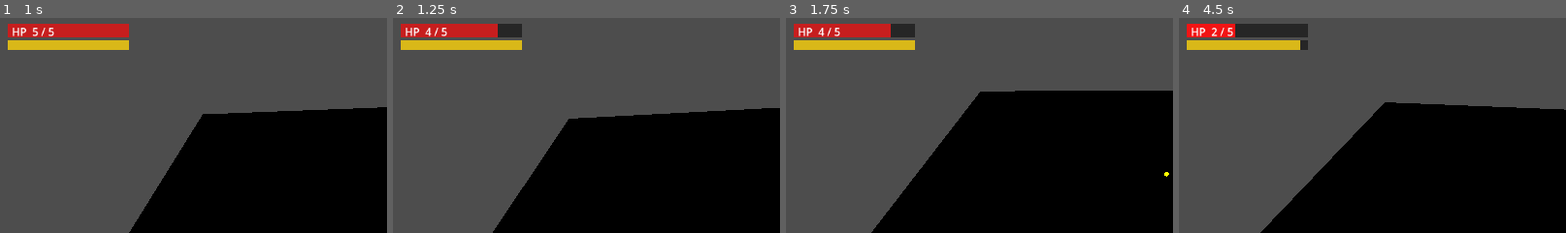
Above: before the commit, frames 1-4 (left to right).
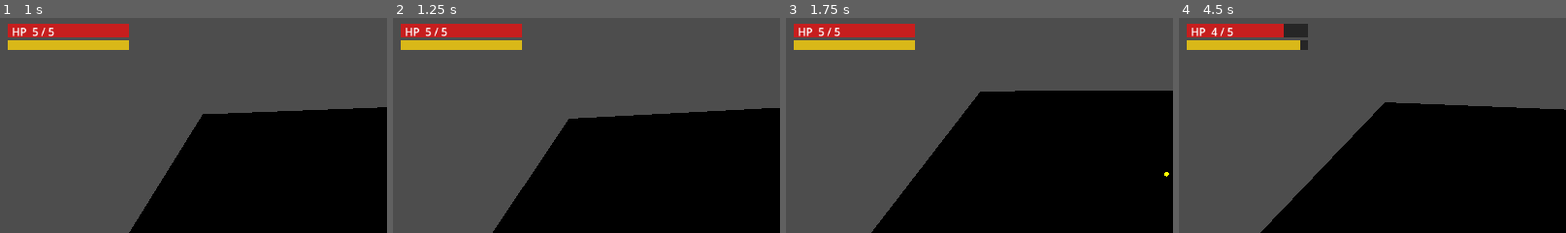
Above: after the commit, the same moments.

Repository: BenjiinxGrimm/knights-bane
Game: Godot game, scene res://scenes/main.tscn
Same seed, same stepped clock (60 frames per second), same inputs: the game is played once before the commit and once after it.
Inputs (mouse positions are % of the whole screen's width and height, from its top left):
- Up to frame 1 (1 s): move the mouse to (72, 44) at 0.52 s; press the mouse at (72, 44) at 0.53 s; hold D (move_right) from 0.53 s (still down)
- Up to frame 2 (1.25 s): keep holding D (move_right)
- Up to frame 3 (1.75 s): move the mouse to (30, 54) at 1.27 s; release D (move_right) at 1.28 s; release the mouse at (30, 54) at 1.28 s; hold S (move_down) from 1.28 s (still down); click (30, 54) at 1.35 s
- Up to frame 4 (4.5 s): move the mouse to (60, 27) at 2.02 s; release S (move_down) at 2.03 s; hold D (move_right) 2.03-2.78 s; hold Space (dodge) 2.03-2.78 s; click (60, 27) at 2.3 s; move the mouse to (45, 70) at 2.77 s; hold W (move_up) 2.78-3.53 s; tap Backspace (sprint) at 2.85 s; click (45, 70) at 3.05 s; move the mouse to (80, 65) at 3.52 s; press the mouse at (80, 65) at 3.53 s; hold A (move_left) from 3.53 s (still down); move the mouse to (20, 34) at 4.27 s; release the mouse at (20, 34) at 4.28 s; click (20, 34) at 4.35 s
The pictures show only the part of the screen within x 0-50%, y 0-50%; the shares and areas given below are measured in that part.

Frame 1 is identical in both runs. In frame 2, 0.4% of the frame differs, in the area x 8-34%, y 2-10%; in frame 3, 0.4%; in frame 4, 1.5%, in the area x 2-28%, y 2-10%.

Commit message:
Add melee enemy attack telegraph
Enemy freezes and fades red -> orange over 0.5s before striking, giving
the player a dodge window. Attack whiffs if player exits range during
windup. Replaced damage_interval timer with a proper IDLE/WINDUP/COOLDOWN
state machine.

Co-Authored-By: Claude Sonnet 4.6 <noreply@anthropic.com>

Diff:
--- a/scripts/enemy.gd
+++ b/scripts/enemy.gd
@@ -4,20 +4,28 @@
 @export var move_speed: float = 2.5
 @export var knockback_speed: float = 8.0
 @export var contact_damage: int = 1
-@export var damage_interval: float = 1.0
 
 const GRAVITY := -20.0
 const KNOCKBACK_DECAY := 12.0
 const FLASH_DURATION := 0.1
 const ATTACK_RANGE := 1.5
+const WINDUP_TIME := 0.5
+const ATTACK_COOLDOWN := 1.2
 const SEPARATION_RADIUS := 1.8
 const SEPARATION_STRENGTH := 1.5
+
+const COLOR_NORMAL := Color(0.8, 0.15, 0.15, 1)
+const COLOR_WINDUP := Color(1.0, 0.65, 0.0, 1)
+const COLOR_HIT    := Color(1, 1, 1, 1)
+
+enum AttackPhase { IDLE, WINDUP, COOLDOWN }
 
 var hp: int
 var _player: Node3D = null
 var _knockback := Vector3.ZERO
 var _flash_timer: float = 0.0
-var _damage_timer: float = 0.0
+var _attack_phase: AttackPhase = AttackPhase.IDLE
+var _attack_timer: float = 0.0
 var _approach_angle_offset: float = 0.0
 var _material: StandardMaterial3D
 
@@ -35,38 +43,75 @@
 		_player = get_tree().get_first_node_in_group("player")
 
 	_knockback = _knockback.lerp(Vector3.ZERO, KNOCKBACK_DECAY * delta)
-	_damage_timer -= delta
-
-	if _player != null:
-		var to_player := _player.global_position - global_position
-		to_player.y = 0.0
-		var dist := to_player.length()
-
-		if dist > ATTACK_RANGE:
-			var dir := (to_player / dist).rotated(Vector3.UP, _approach_angle_offset)
-			dir += _separation_from_others()
-			if dir.length_squared() > 0.001:
-				dir = dir.normalized()
-			velocity.x = dir.x * move_speed + _knockback.x
-			velocity.z = dir.z * move_speed + _knockback.z
-		else:
-			velocity.x = _knockback.x
-			velocity.z = _knockback.z
-			if _damage_timer <= 0.0:
-				_player.call("take_damage", contact_damage)
-				_damage_timer = damage_interval
-	else:
-		velocity.x = _knockback.x
-		velocity.z = _knockback.z
+	_tick_attack(delta)
+	_tick_movement(delta)
+	_tick_visuals(delta)
 
 	if not is_on_floor():
 		velocity.y += GRAVITY * delta
 	move_and_slide()
 
+func _tick_attack(delta: float) -> void:
+	if _player == null:
+		return
+	var dist := global_position.distance_to(_player.global_position)
+	match _attack_phase:
+		AttackPhase.IDLE:
+			if dist <= ATTACK_RANGE:
+				_attack_phase = AttackPhase.WINDUP
+				_attack_timer = WINDUP_TIME
+		AttackPhase.WINDUP:
+			_attack_timer -= delta
+			if _attack_timer <= 0.0:
+				if dist <= ATTACK_RANGE + 0.5:
+					_player.call("take_damage", contact_damage)
+				_attack_phase = AttackPhase.COOLDOWN
+				_attack_timer = ATTACK_COOLDOWN
+		AttackPhase.COOLDOWN:
+			_attack_timer -= delta
+			if _attack_timer <= 0.0:
+				_attack_phase = AttackPhase.IDLE
+
+func _tick_movement(delta: float) -> void:
+	if _player == null:
+		velocity.x = _knockback.x
+		velocity.z = _knockback.z
+		return
+
+	# Freeze in place during windup — the enemy commits to the swing
+	if _attack_phase == AttackPhase.WINDUP:
+		velocity.x = _knockback.x
+		velocity.z = _knockback.z
+		return
+
+	var to_player := _player.global_position - global_position
+	to_player.y = 0.0
+	var dist := to_player.length()
+
+	if dist > ATTACK_RANGE:
+		var dir := (to_player / dist).rotated(Vector3.UP, _approach_angle_offset)
+		dir += _separation_from_others()
+		if dir.length_squared() > 0.001:
+			dir = dir.normalized()
+		velocity.x = dir.x * move_speed + _knockback.x
+		velocity.z = dir.z * move_speed + _knockback.z
+	else:
+		velocity.x = _knockback.x
+		velocity.z = _knockback.z
+
+func _tick_visuals(delta: float) -> void:
+	# Hit flash takes priority over everything
 	if _flash_timer > 0.0:
 		_flash_timer -= delta
 		if _flash_timer <= 0.0:
-			_material.albedo_color = Color(0.8, 0.15, 0.15, 1)
+			_material.albedo_color = COLOR_NORMAL
+		return
+
+	if _attack_phase == AttackPhase.WINDUP:
+		var t := 1.0 - (_attack_timer / WINDUP_TIME)
+		_material.albedo_color = COLOR_NORMAL.lerp(COLOR_WINDUP, t)
+	else:
+		_material.albedo_color = COLOR_NORMAL
 
 func _separation_from_others() -> Vector3:
 	var sep := Vector3.ZERO
@@ -83,7 +128,7 @@
 
 func take_damage(amount: int, from_direction: Vector3) -> void:
 	hp -= amount
-	_material.albedo_color = Color(1, 1, 1, 1)
+	_material.albedo_color = COLOR_HIT
 	_flash_timer = FLASH_DURATION
 	var knock_dir := from_direction
 	knock_dir.y = 0.0
